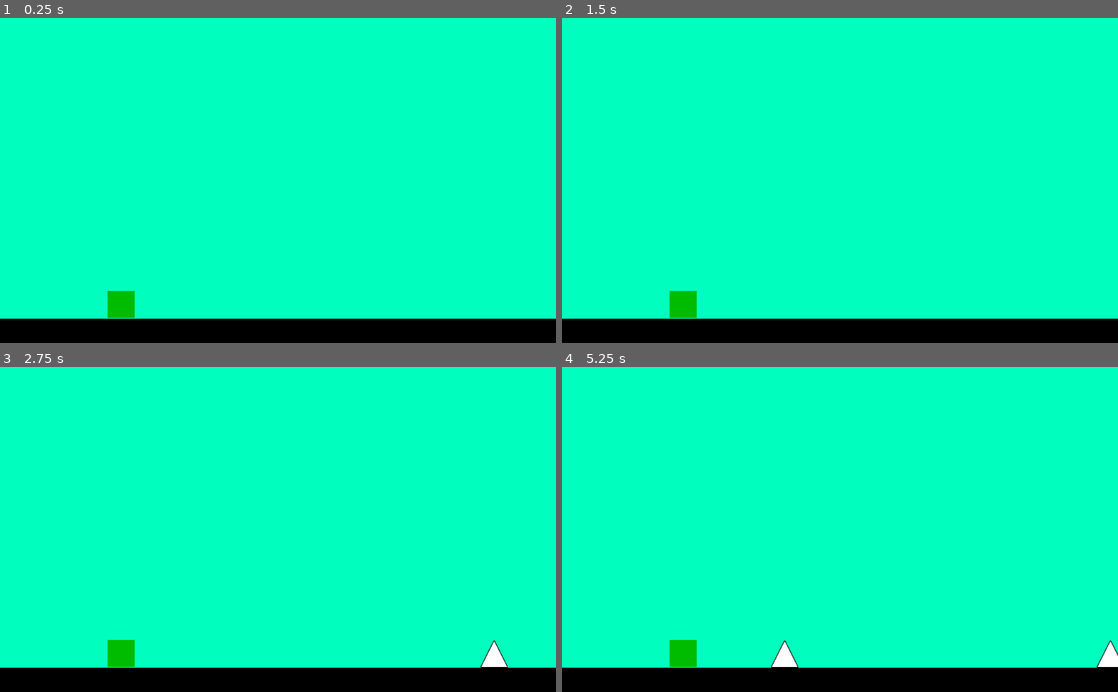
Above: before the commit, frames 1-4 (two rows, left to right).
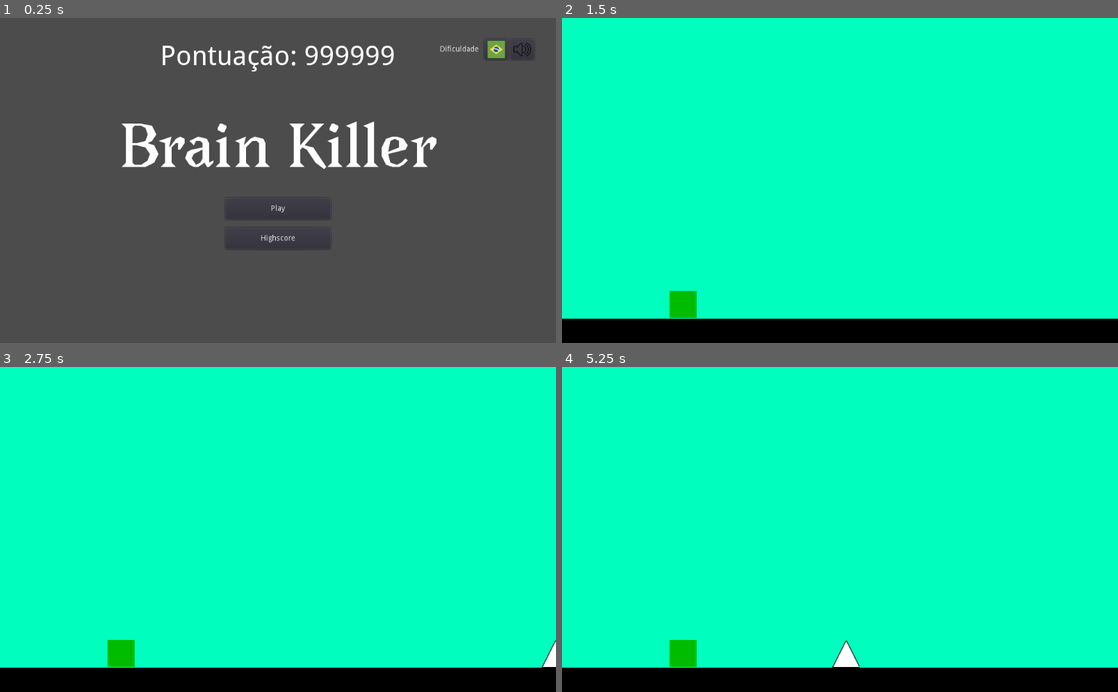
Above: after the commit, the same moments.

Repository: FernandoNobuyasu/Brain_Killer
Game: Godot game, scene res://Scenes/MainMenu.tscn
Same seed, same stepped clock (60 frames per second), same inputs: the game is played once before the commit and once after it. Before the commit the project starts from res://Scenes/Jogo1.tscn.
Inputs (mouse positions are in pixels of both pictures, inside the frame that each line leads up to):
- Up to frame 1 (0.25 s): no input
- Up to frame 2 (1.5 s): click (840, 209) at 0.5 s, where only the run after the commit has a clickable "Play"; tap Enter at 1.25 s
- Up to frame 3 (2.75 s): tap Space (ui_select) at 1.52, 2.27 s
- Up to frame 4 (5.25 s): tap Space (ui_select) at 3.77, 4.52 s

The runs differ from the first frame. In frame 1, 100% of the frame differs, in the area x 0-100%, y 0-100%; in frame 2, nothing differs; in frame 3, 0.4%; in frame 4, 0.7%.

Commit message:
Ajustes no projeto
Alterada scene principal para MainMenu

Diff:
--- a/Scenes/MainMenu.tscn
+++ b/Scenes/MainMenu.tscn
@@ -17,10 +17,6 @@
 [node name="MainMenu" type="Control"]
 anchor_right = 1.0
 anchor_bottom = 1.0
-margin_left = -1.73987
-margin_top = -2.86395
-margin_right = -1.73987
-margin_bottom = -2.86395
 script = ExtResource( 1 )
 
 [node name="CenterContainer" type="CenterContainer" parent="."]
--- a/project.godot
+++ b/project.godot
@@ -16,7 +16,7 @@
 [application]
 
 config/name="Brain_Killer"
-run/main_scene="res://Scenes/Jogo1.tscn"
+run/main_scene="res://Scenes/MainMenu.tscn"
 config/icon="res://icon.png"
 
 [input]
